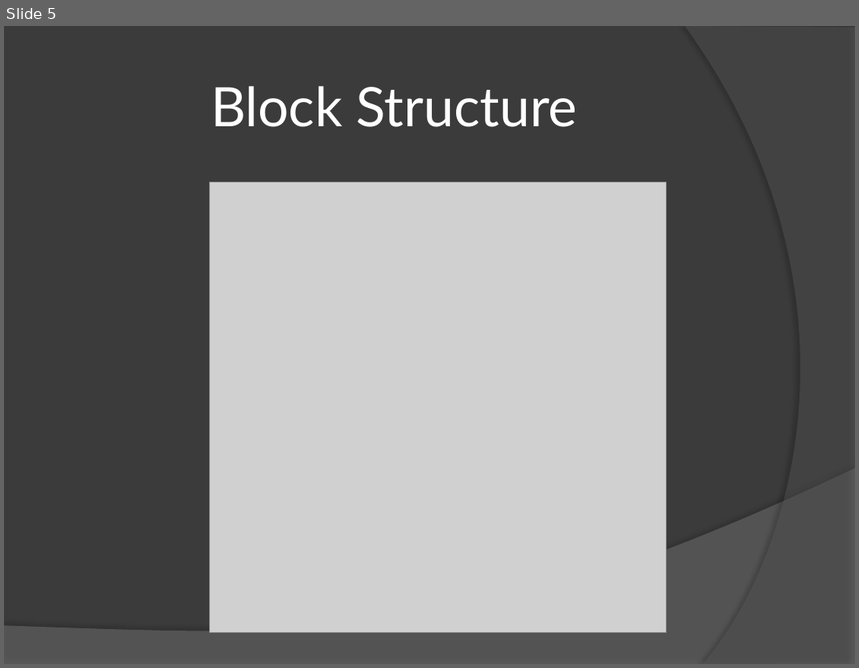
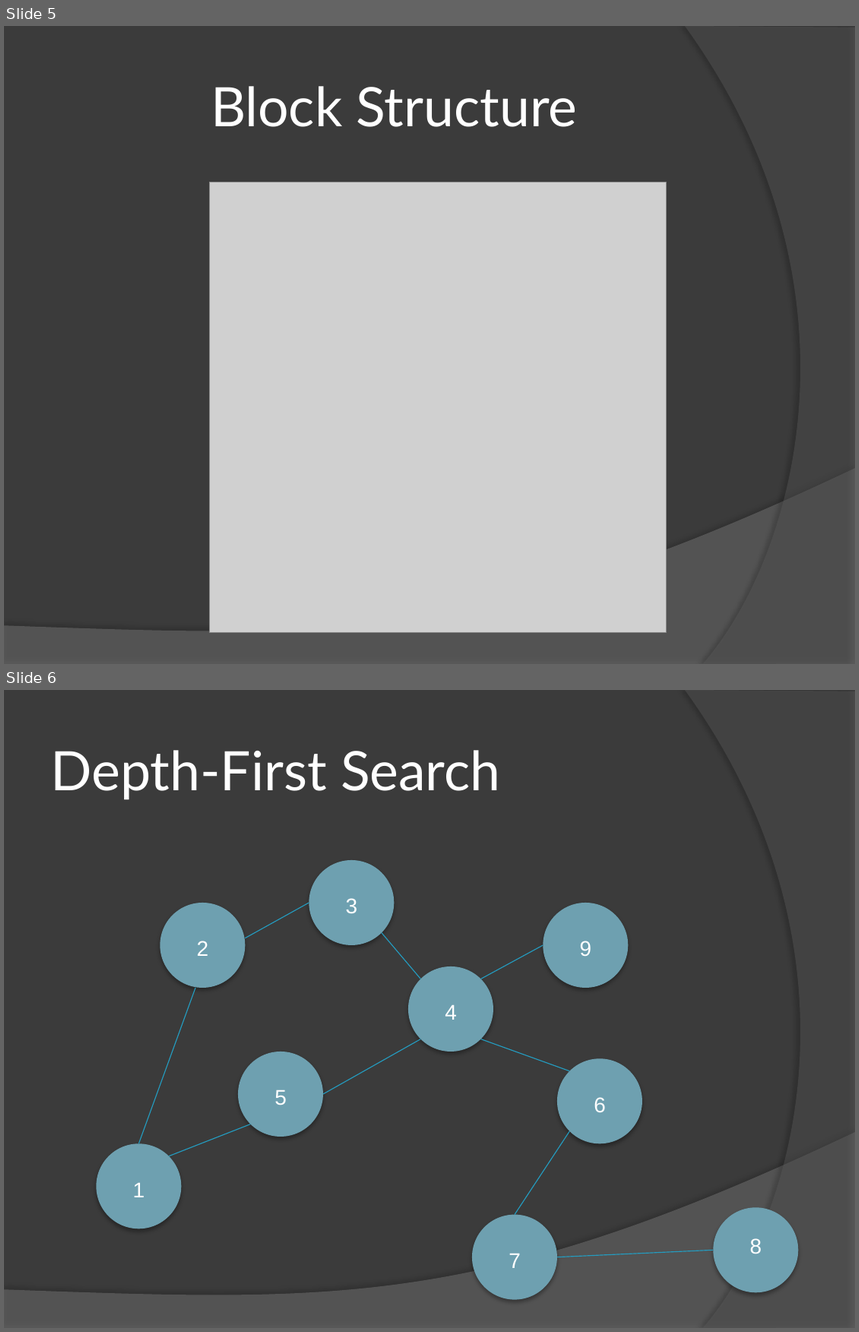
Before and after one commit to AKKamath/Cut-Vertex-Algorithm, a slide deck: Presentation.pptx. Shown one above the other, each under a label of ours: slide 5 before the commit, slides 5 and 6 after it. The pictures are 859x668 and 859x1332 pixels, drawn with LibreOffice and Linux fonts; fonts in the diff are those of the drawing; grey boxes stand for pictures. Boxes give left, top, right and bottom in pixels: in the first picture for what was removed or moved away, otherwise in the second. Text is boxed around its words. In the diff, an @@ line names an element or a change of style, - is before the commit and + after.

Commit message:
Add explanation for DFS

```diff
--- a/Presentation.pptx
+++ b/Presentation.pptx
@@ slide 6 added at [4, 690, 855, 1328], background #3B3B3B; not listed: 2 template elements that a slide beside it also shows @@
@@ title added at [51, 750, 500, 800], 46 pt, text #FFFFFF @@
+Depth-First Search
@@ ellipse added at [309, 860, 394, 945], fill #6EA0B0 @@
@@ ellipse added at [160, 903, 245, 988], fill #6EA0B0 @@
@@ line added from (245, 939) to (309, 903), #239BC2 0.75 pt @@
@@ text added at [346, 898, 358, 913], 18 pt, text #FFFFFF @@
+3
@@ ellipse added at [543, 903, 628, 988], fill #6EA0B0 @@
@@ line added from (382, 932) to (421, 980), #239BC2 0.75 pt @@
@@ text added at [197, 941, 209, 956], 18 pt, text #FFFFFF @@
+2
@@ line added from (481, 980) to (543, 945), #239BC2 0.75 pt @@
@@ text added at [580, 941, 592, 956], 18 pt, text #FFFFFF @@
+9
@@ ellipse added at [408, 967, 493, 1052], fill #6EA0B0 @@
@@ line added from (139, 1144) to (196, 988), #239BC2 0.75 pt @@
@@ text added at [445, 1005, 457, 1020], 18 pt, text #FFFFFF @@
+4
@@ ellipse added at [238, 1052, 323, 1137], fill #6EA0B0 @@
@@ line added from (323, 1094) to (421, 1039), #239BC2 0.75 pt @@
@@ line added from (481, 1039) to (570, 1072), #239BC2 0.75 pt @@
@@ ellipse added at [557, 1059, 642, 1144], fill #6EA0B0 @@
@@ text added at [275, 1091, 287, 1105], 18 pt, text #FFFFFF @@
+5
@@ text added at [594, 1097, 606, 1113], 18 pt, text #FFFFFF @@
+6
@@ ellipse added at [96, 1144, 181, 1229], fill #6EA0B0 @@
@@ line added from (169, 1157) to (251, 1124), #239BC2 0.75 pt @@
@@ line added from (515, 1215) to (570, 1132), #239BC2 0.75 pt @@
@@ text added at [133, 1183, 145, 1198], 18 pt, text #FFFFFF @@
+1
@@ ellipse added at [713, 1208, 798, 1293], fill #6EA0B0 @@
@@ ellipse added at [472, 1215, 557, 1300], fill #6EA0B0 @@
@@ text added at [509, 1254, 521, 1268], 18 pt, text #FFFFFF @@
+7
@@ line added from (557, 1258) to (713, 1250), #239BC2 0.75 pt @@
@@ text added at [750, 1239, 762, 1254], 18 pt, text #FFFFFF @@
+8
```
